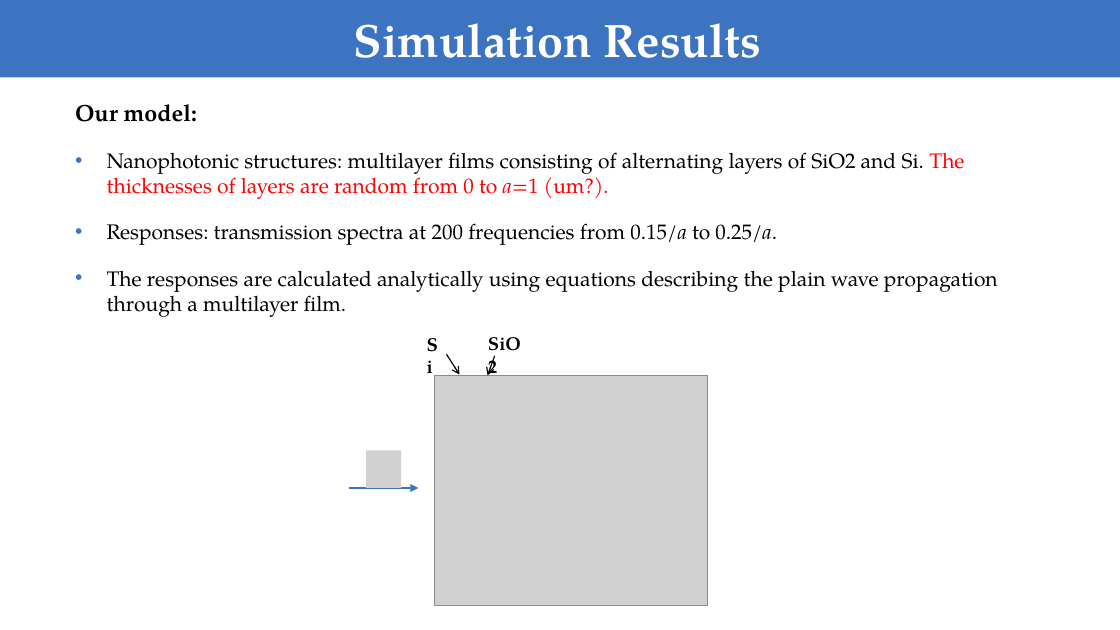
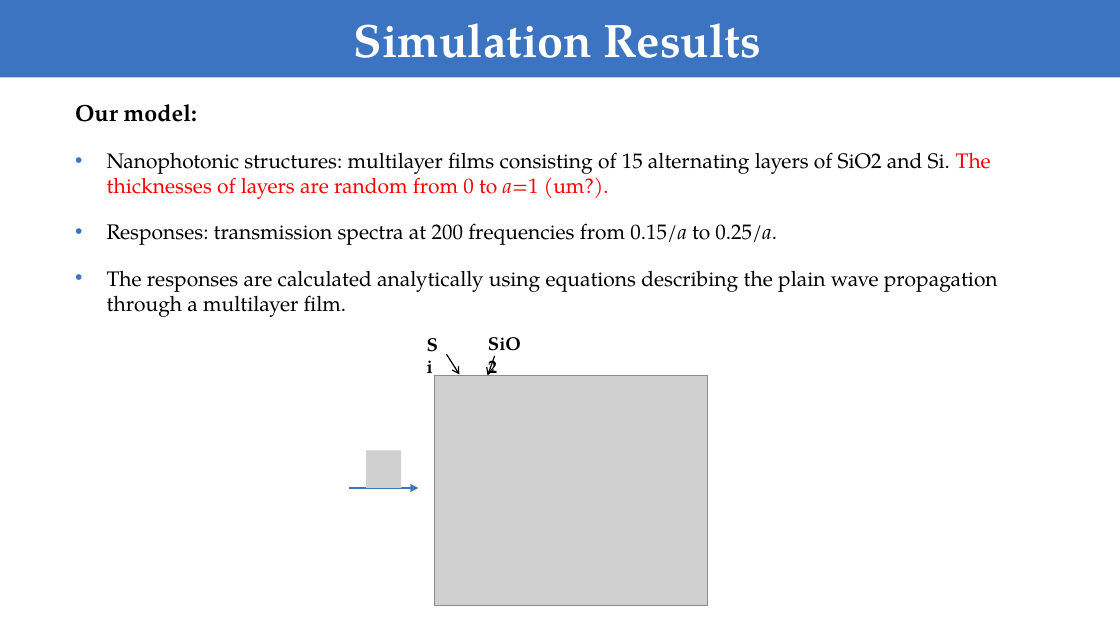
Before and after one commit to FiodarM/InvDesignNet, a slide deck: slide 18 of Training Deep Neural Networks for the Inverse Design of Nanophotonic Structures.pptx. Drawn at 1120x630 pixels with LibreOffice and Linux fonts; fonts in the diff are those of the drawing; grey boxes stand for pictures. Boxes give left, top, right and bottom in pixels: in the first picture for what was removed or moved away, otherwise in the second. Text is boxed around its words. In the diff, an @@ line names an element or a change of style, - is before the commit and + after.

Commit message:
Update slides.

```diff
--- a/Training Deep Neural Networks for the Inverse Design of Nanophotonic Structures.pptx
+++ b/Training Deep Neural Networks for the Inverse Design of Nanophotonic Structures.pptx
@@ text at [107,152,991,199]: text changed @@
-• Nanophotonic structures: multilayer films consisting of alternating layers of SiO2 and Si. The thicknesses of layers are random from 0 to a=1 (um?).
+• Nanophotonic structures: multilayer films consisting of 15 alternating layers of SiO2 and Si. The thicknesses of layers are random from 0 to a=1 (um?).
```
Also in this commit, not shown: 5 other slides changed.
